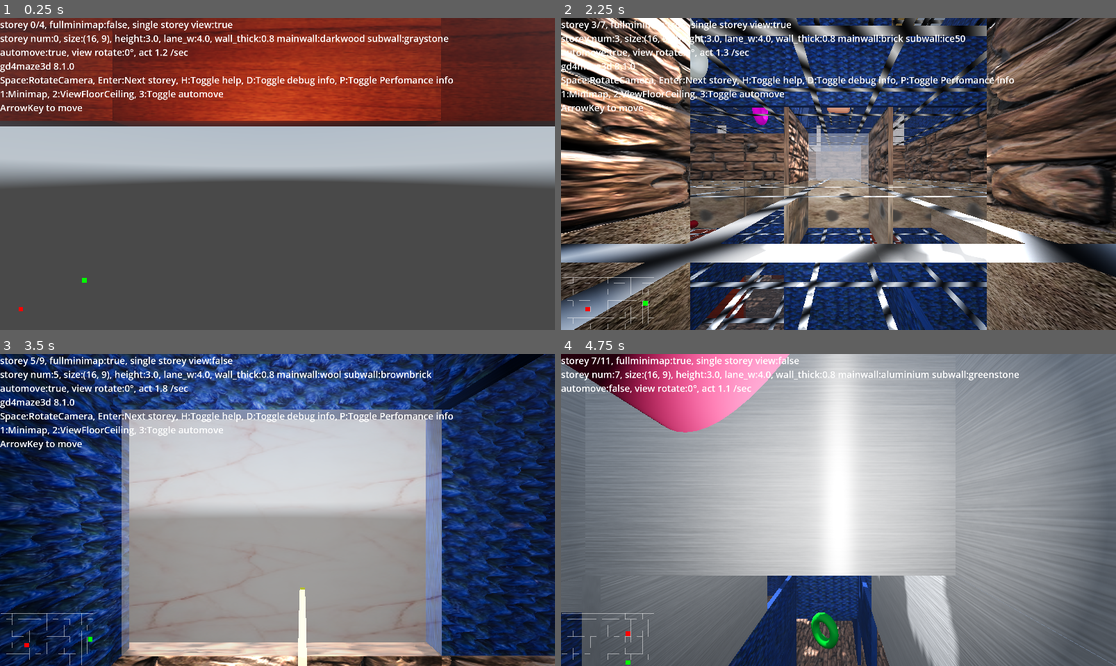
Above: before the commit, frames 1-4 (two rows, left to right).
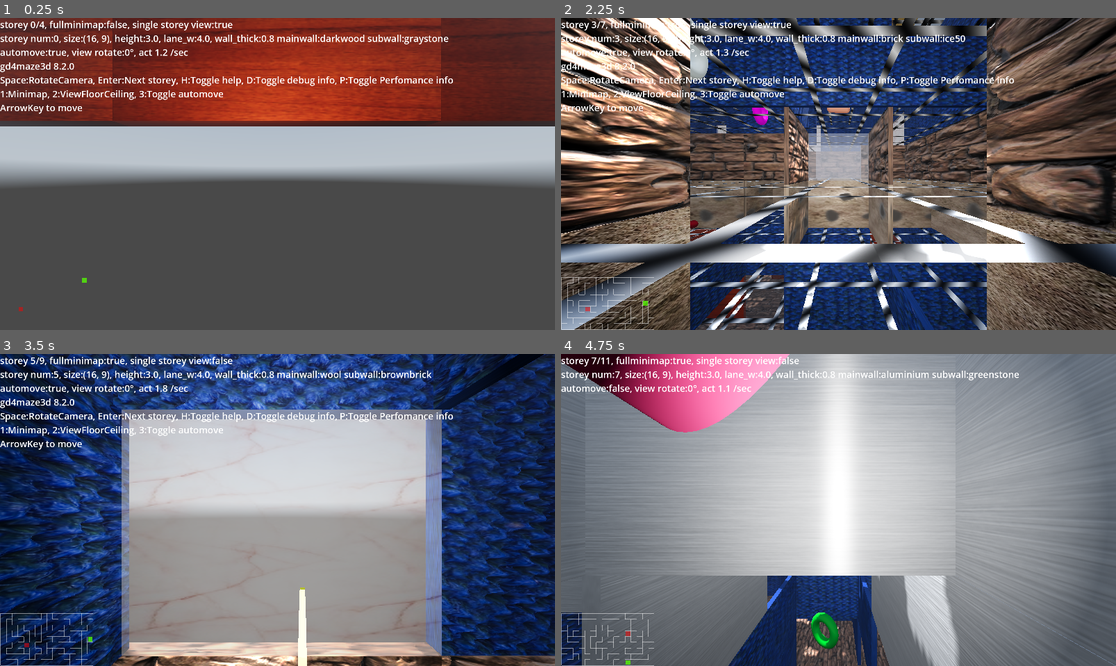
Above: after the commit, the same moments.

Repository: kasworld/gd4maze3d
Game: Godot game, scene res://main.tscn
Two runs of this game, one before a commit and one after it. Both use one fixed random seed, a clock stepped at 60 frames per second and the inputs below. A sky picture missing from this copy of the repository is replaced by a grey-blue gradient.
Inputs (mouse positions are in pixels of both pictures, inside the frame that each line leads up to):
- Up to frame 1 (0.25 s): no input
- Up to frame 2 (2.25 s): tap Enter at 0.5, 0.6, 1.35 s; move the mouse to (960, 158) at 0.52 s; hold D 0.53-1.28 s; click (960, 158) at 0.67 s; tap Space at 0.77, 1.52 s; move the mouse to (727, 189) at 1.27 s; hold Down 1.28-2.03 s; move the mouse to (894, 105) at 2.02 s; hold D from 2.03 s (still down); tap 1 at 2.1 s
- Up to frame 3 (3.5 s): tap Enter at 2.3, 3.05 s; move the mouse to (249, 572) at 2.77 s; release D at 2.78 s; hold Up from 2.78 s (still down); tap 2 at 2.85 s; click (249, 572) at 2.92 s; tap Space at 3.02 s
- Up to frame 4 (4.75 s): move the mouse to (1005, 556) at 3.52 s; release Up at 3.53 s; hold Left from 3.53 s (still down); tap 3 at 3.6 s; tap Space at 3.77, 4.52 s; tap Enter at 3.8, 4.55 s; move the mouse to (672, 463) at 4.27 s; tap H at 4.35 s

The runs differ from the first frame. In frame 1, less than 0.1% of the frame differs, in the area x 3-16%, y 14-94%; in frame 2, 0.2%; in frame 3, 0.2%, in the area x 0-17%, y 14-100%; in frame 4, 0.2%.

Commit message:
update minimap scale

Diff:
--- a/main.gd
+++ b/main.gd
@@ -146,8 +146,10 @@
 	get_viewport().size_changed.connect(vpsize_changed)
 	enter_new_storey()
 
+var vp_size :Vector2
 func vpsize_changed()->void:
-	minimap.position.y = get_viewport().get_visible_rect().size.y -minimap.get_height() -2
+	vp_size = get_viewport().get_visible_rect().size
+	minimap.position.y = vp_size.y -minimap.get_height() -2
 	minimap.position.x = 2
 	minimap2draw.position.y = minimap.position.y
 	minimap2draw.position.x = 2
@@ -160,18 +162,19 @@
 	$Ceiling.position.y = storey_list.size()*storey_h
 	change_floor_ceiling_visible(view_floor_ceiling,view_floor_ceiling)
 
+	var map_scale = 20
 	var cur_storey = get_cur_storey()
 	if minimap != null:
 		minimap.queue_free()
 	minimap = minimap_scene.instantiate()
 	add_child(minimap)
-	minimap.init(cur_storey)
+	minimap.init(cur_storey,map_scale)
 
 	if minimap2draw != null:
 		minimap2draw.queue_free()
 	minimap2draw = minimap2draw_scene.instantiate()
 	add_child(minimap2draw)
-	minimap2draw.init(cur_storey)
+	minimap2draw.init(cur_storey,map_scale)
 
 	for i in PlayerCount:
 		player_list[i].enter_storey(cur_storey)
@@ -262,7 +265,7 @@
 
 var help_on :bool = true
 func help_str()->String:
-	return """gd4maze3d 8.1.0
+	return """gd4maze3d 8.2.0
 Space:RotateCamera, Enter:Next storey, H:Toggle help, D:Toggle debug info, P:Toggle Perfomance info
 1:Minimap, 2:ViewFloorCeiling, 3:Toggle automove
 ArrowKey to move"""
--- a/mini_map.gd
+++ b/mini_map.gd
@@ -2,20 +2,23 @@
 
 class_name MiniMap
 
-const Scale = 20
-
+var map_scale = 20
+var wall_thick = 2
 var storey :Storey
-
 var player :Line2D
 
 func get_width()->int:
-	return storey.maze_size.x * Scale
+	return storey.maze_size.x * map_scale
 func get_height()->int:
-	return storey.maze_size.y * Scale
+	return storey.maze_size.y * map_scale
 
 var walllines :PackedVector2Array
 
-func init(st :Storey)->void:
+func init(st :Storey, sc :float)->void:
+	map_scale = sc
+	wall_thick = map_scale*0.1
+	if wall_thick < 1 :
+		wall_thick = 1
 	storey = st
 	make_wall_by_maze()
 	add_point_at(storey.goal_pos.x,storey.goal_pos.y, Color.RED)
@@ -23,7 +26,7 @@
 	player = add_point_at(storey.start_pos.x,storey.start_pos.y, Color.GREEN)
 
 func move_player(x:int, y:int)->void:
-	player.position = Vector2(x,y)*Scale
+	player.position = Vector2(x,y)*map_scale
 
 func make_wall_by_maze()->void:
 	var maze_size = storey.maze_size
@@ -43,19 +46,19 @@
 			add_wall_at( maze_size.x , y , true)
 
 func _draw() -> void:
-	draw_multiline(walllines,Color(Color.WHITE,0.5), 1.0)
+	draw_multiline(walllines,Color(Color.WHITE,0.5), wall_thick)
 
 func add_wall_at(x:int,y :int, face_x :bool)->void:
 	if face_x:
-		walllines.append_array([Vector2(x,y)*Scale,Vector2(x,y+1)*Scale])
+		walllines.append_array([Vector2(x,y)*map_scale,Vector2(x,y+1)*map_scale])
 	else :
-		walllines.append_array([Vector2(x,y)*Scale,Vector2(x+1,y)*Scale])
+		walllines.append_array([Vector2(x,y)*map_scale,Vector2(x+1,y)*map_scale])
 
 # between wall
 func add_point_at(x:int,y :int, co:Color)->Line2D:
-	var ln = new_line(Scale*0.8 , co, [Vector2(0.1,0.5)*Scale,Vector2(0.9,0.5)*Scale] )
+	var ln = new_line(map_scale-wall_thick*2 , Color(co,0.5), [Vector2(0.1,0.5)*map_scale,Vector2(0.9,0.5)*map_scale] )
 	add_child(ln)
-	ln.position = Vector2(x,y)*Scale
+	ln.position = Vector2(x,y)*map_scale
 	return ln
 
 func new_line(w :float, co:Color, pos_list :PackedVector2Array)->Line2D:
--- a/mini_map_2_draw.gd
+++ b/mini_map_2_draw.gd
@@ -2,12 +2,13 @@
 
 class_name MiniMap2Draw
 
-const Scale = 20
+var map_scale :float = 20
+var wall_thick :float = 2
 var storey :Storey
 func get_width()->int:
-	return storey.maze_size.x * Scale
+	return storey.maze_size.x * map_scale
 func get_height()->int:
-	return storey.maze_size.y * Scale
+	return storey.maze_size.y * map_scale
 
 # cell wall[y*2+1][x*2+1]
 # wall wall[y*2][x*2]
@@ -23,10 +24,14 @@
 
 var player :Line2D
 func move_player(x:int, y:int)->void:
-	player.position = Vector2(x,y)*Scale
+	player.position = Vector2(x,y)*map_scale
 
 var walllines :PackedVector2Array =[]
-func init(st :Storey)->void:
+func init(st :Storey, sc :float)->void:
+	map_scale = sc
+	wall_thick = map_scale*0.1
+	if wall_thick < 1 :
+		wall_thick = 1
 	storey = st
 	add_point_at(storey.goal_pos.x,storey.goal_pos.y, Color.RED)
 	add_point_at(storey.start_pos.x,storey.start_pos.y, Color.YELLOW)
@@ -38,7 +43,7 @@
 func _draw() -> void:
 	if walllines.size() == 0 :
 		return
-	draw_multiline(walllines,Color(Color.WHITE,0.5), 1.0)
+	draw_multiline(walllines,Color(Color.WHITE,0.5), wall_thick)
 
 func add_wall_at(x:int,y :int, dir :Storey.Dir)->void:
 	if is_wall_at(x,y,dir):
@@ -46,20 +51,20 @@
 	set_wall_at(x,y,dir)
 	match dir:
 		Storey.Dir.North:
-			walllines.append_array([Vector2(x,y)*Scale,Vector2(x+1,y)*Scale])
+			walllines.append_array([Vector2(x,y)*map_scale,Vector2(x+1,y)*map_scale])
 		Storey.Dir.West:
-			walllines.append_array([Vector2(x,y)*Scale,Vector2(x,y+1)*Scale])
+			walllines.append_array([Vector2(x,y)*map_scale,Vector2(x,y+1)*map_scale])
 		Storey.Dir.South:
-			walllines.append_array([Vector2(x,y+1)*Scale,Vector2(x+1,y+1)*Scale])
+			walllines.append_array([Vector2(x,y+1)*map_scale,Vector2(x+1,y+1)*map_scale])
 		Storey.Dir.East:
-			walllines.append_array([Vector2(x+1,y)*Scale,Vector2(x+1,y+1)*Scale])
+			walllines.append_array([Vector2(x+1,y)*map_scale,Vector2(x+1,y+1)*map_scale])
 	queue_redraw()
 
 # between wall
 func add_point_at(x:int,y :int, co:Color)->Line2D:
-	var ln = new_line(Scale*0.8 , co, [Vector2(0.1,0.5)*Scale,Vector2(0.9,0.5)*Scale] )
+	var ln = new_line(map_scale-wall_thick*2 , Color(co,0.5), [Vector2(0.1,0.5)*map_scale,Vector2(0.9,0.5)*map_scale] )
 	add_child(ln)
-	ln.position = Vector2(x,y)*Scale
+	ln.position = Vector2(x,y)*map_scale
 	return ln
 
 func new_line(w :float, co:Color, pos_list :PackedVector2Array)->Line2D:
